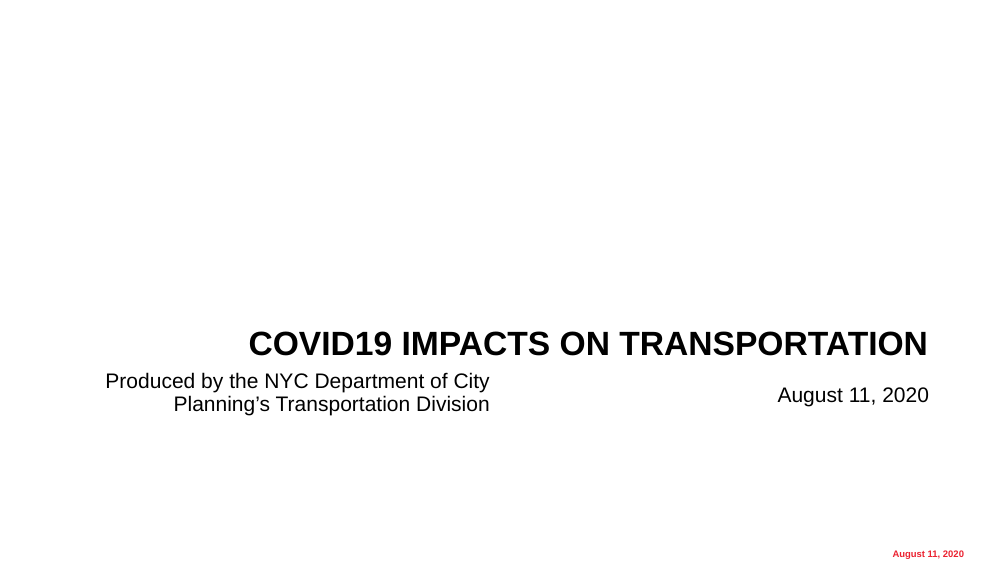
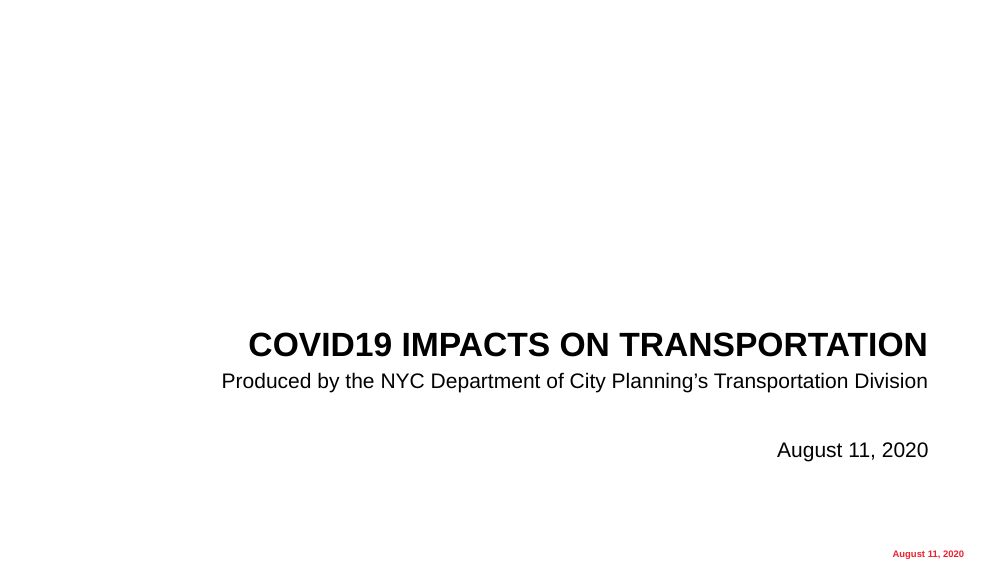
Before and after one commit to mayijun1203/MLGH, a slide deck: slide 1 of htmlslide/s/test.odp. Drawn at 1008x567 pixels with LibreOffice and Linux fonts; fonts in the diff are those of the drawing; background and template pictures are left out. Boxes give left, top, right and bottom in pixels: in the first picture for what was removed or moved away, otherwise in the second. Text is boxed around its words. In the diff, an @@ line names an element or a change of style, - is before the commit and + after.

```diff
--- a/htmlslide/s/test.odp
+++ b/htmlslide/s/test.odp
@@ text "Produced by the NYC Department ..." at (222,372,928,393): less space between paragraphs @@
@@ text "August 11, 2020" at (777,442,929,461): less space between paragraphs @@
@@ text "August 11, 2020": place and size @@
-text "August 11, 2020" at (778,387,929,406)
+text "August 11, 2020" at (777,442,929,461)
```
Also in this commit, not shown: 3 other slides changed.
